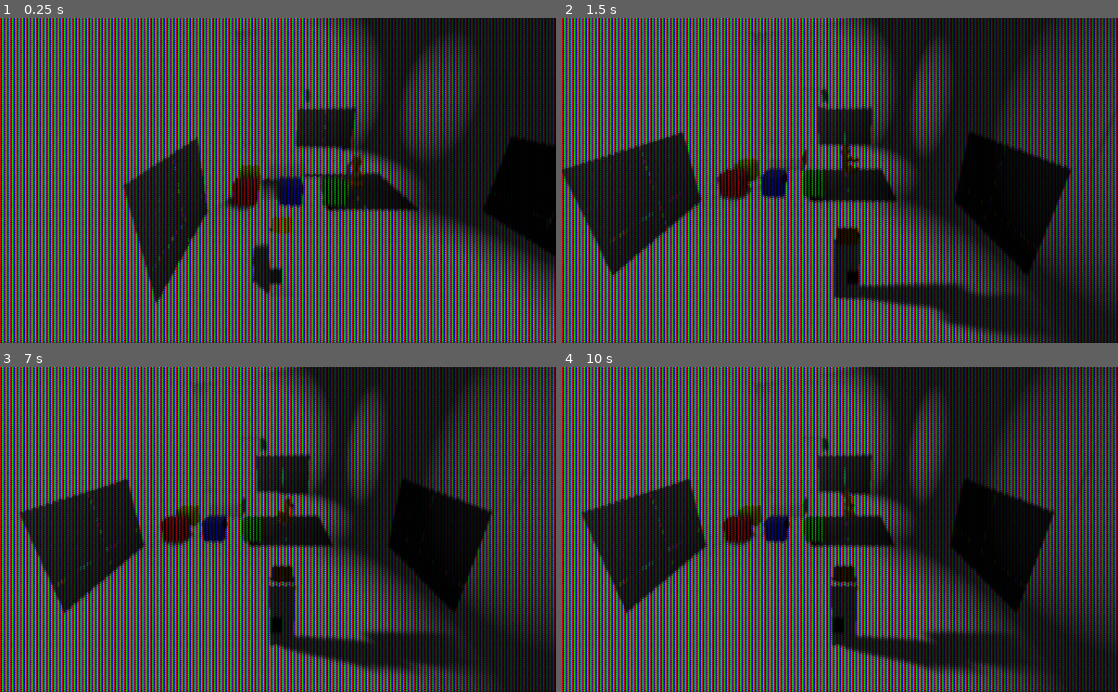
Above: before the commit, frames 1-4 (two rows, left to right).
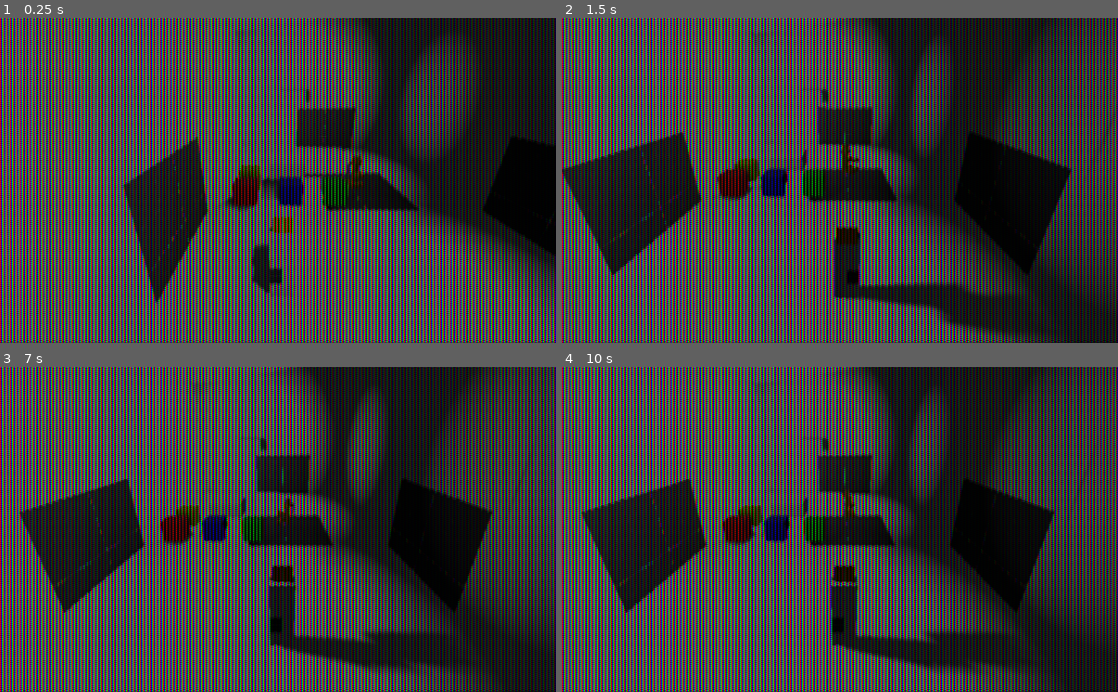
Above: after the commit, the same moments.

Repository: DavidMedin/godot_adventure
Game: Godot game, scene res://shader_scene.tscn
The game is run twice, just before and just after one commit, with the same random seed, the same clock (stepped at 60 frames per second) and the same inputs.
Inputs:
- Up to frame 1 (0.25 s): no input
- Up to frame 2 (1.5 s): tap Enter at 0.5 s; hold D (move_right) 0.53-1.28 s; hold S (move_down) from 1.28 s (still down)
- Up to frame 3 (7 s): release S (move_down) at 2.03 s; hold D (move_right) 2.03-2.78 s; hold W (move_up) 2.78-3.53 s; hold A (move_left) 3.53-5.03 s; hold S (move_down) 5.03-5.78 s; hold D (move_right) 5.78-6.53 s; hold W (move_up) from 6.53 s (still down)
- Up to frame 4 (10 s): release W (move_up) at 7.28 s; hold D (move_right) 7.28-8.03 s; hold S (move_down) 8.03-8.78 s; hold A (move_left) 8.78-9.53 s; hold W (move_up) from 9.53 s (still down)

The runs differ from the first frame. In frame 1, 0.1% of the frame differs, in the area x 22-71%, y 22-88%; in frame 2, 0.2%; in frame 3, 0.2%; in frame 4, 0.2%, in the area x 3-82%, y 24-87%.

Commit message:
cleaned shader code

Diff:
--- a/crt.gdshader
+++ b/crt.gdshader
@@ -22,17 +22,9 @@
 	float pix_height = screen_height / line_num;
 
     vec3 col = texture(TEXTURE,UV).xyz;
-    //col.x = texture(TEXTURE,UV + vec2((r_offset*2.0)/screen_width,0)).x;
-
-	// Sample the four corners of the 'pixel'
-
-
-	//col = texture(TEXTURE,vec2(start_x,end_y)).xyz;
-
 
 	float darkness = cos(UV.y*line_num* 2.0*PI)+1.0;
-	int y_offset = int(pix_height)/2;// + r_offset;
-	//float y_offset = (pix_height/2.0)/screen_height;
+	int y_offset = int(pix_height)/2;
 
     float is_up = sin(UV.x*pix_num*PI);
 
@@ -55,17 +47,13 @@
 	float b_start_x = ((UV.x * screen_width) - float(int((UV * screen_width+sub_width*2.0).x) % int(sub_width))) / screen_width;
 	float b_end_x = ((UV.x*screen_width) - float(int((UV * screen_width+sub_width*2.0).x) % int(sub_width)) + sub_width) / screen_width;
 
-	//float start_y = ( UV.y - float( int(UV.y * screen_height) % int(sub_height) )/screen_height  ) + y_offset;
-	//float end_y = (UV.y - (float( int(UV.y * screen_height) % int(sub_height) ) + sub_height) / screen_height  ) + y_offset;
-
 	float start_y = float( int(UV.y*screen_height) + y_offset - (int(UV.y * screen_height) + y_offset) % int(pix_height)) / screen_height;
 	float end_y = float( int(UV.y*screen_height) + y_offset - (int(UV.y * screen_height) + y_offset) % int(pix_height) + int(pix_height) ) / screen_height;
 
 	vec3 new_col = vec3(0);
-	new_col.x = (texture(TEXTURE,vec2(r_start_x,start_y)).x + texture(TEXTURE,vec2(r_end_x,start_y)).x + texture(TEXTURE,vec2(r_start_x,end_y)).x + texture(TEXTURE,vec2(r_end_x,end_y)).x) / 4.0;
-	new_col.y = (texture(TEXTURE,vec2(g_start_x,start_y)).y + texture(TEXTURE,vec2(g_end_x,start_y)).y + texture(TEXTURE,vec2(g_start_x,end_y)).y + texture(TEXTURE,vec2(g_end_x,end_y)).y) / 4.0;
-	new_col.z = (texture(TEXTURE,vec2(b_start_x,start_y)).z + texture(TEXTURE,vec2(b_end_x,start_y)).z + texture(TEXTURE,vec2(b_start_x,end_y)).z + texture(TEXTURE,vec2(b_end_x,end_y)).z) / 4.0;
-	col = vec3(texture(TEXTURE,vec2(r_start_x,start_y)).x,texture(TEXTURE,vec2(g_start_x,start_y)).y,texture(TEXTURE,vec2(b_start_x,start_y)).z);
+	new_col.x = (texture(TEXTURE,vec2(r_start_x,start_y)).x + texture(TEXTURE,vec2(r_end_x,start_y)).x + texture(TEXTURE,vec2(r_start_x,end_y)).x + texture(TEXTURE,vec2(r_end_x,end_y)).x + col.x) / 5.0;
+	new_col.y = (texture(TEXTURE,vec2(g_start_x,start_y)).y + texture(TEXTURE,vec2(g_end_x,start_y)).y + texture(TEXTURE,vec2(g_start_x,end_y)).y + texture(TEXTURE,vec2(g_end_x,end_y)).y + col.y) / 5.0;
+	new_col.z = (texture(TEXTURE,vec2(b_start_x,start_y)).z + texture(TEXTURE,vec2(b_end_x,start_y)).z + texture(TEXTURE,vec2(b_start_x,end_y)).z + texture(TEXTURE,vec2(b_end_x,end_y)).z + col.z) / 5.0;
 	col = new_col;
 
 	float r_cos = sin(UV.x*pix_num*(2.0*PI) + PI/6.0);
@@ -87,19 +75,8 @@
     float r_str = (rng * r_cos) * extra;
     float g_str = (rng * g_cos) * extra;
     float b_str = (rng * b_cos) * extra;
-
-	//float brightness = (origin_col.x + origin_col.y + origin_col.z) / 3.0;
-	//float rgb_bright = (r_cos + g_cos + b_cos);
-
     // apply black bands
 	col *= darkness;
-
     col = vec3(col.x*r_str,col.y*g_str,col.z*b_str);
-    //COLOR.xyz = texture(TEXTURE,UV).xyz;
 	COLOR.xyz = col.xyz;
-
-	//COLOR.xyz = texture(TEXTURE,UV).xyz;
-	//if(UV.x > 0.9) {
-	//	COLOR.xyz = vec3(1.0);
-	//}
 }
